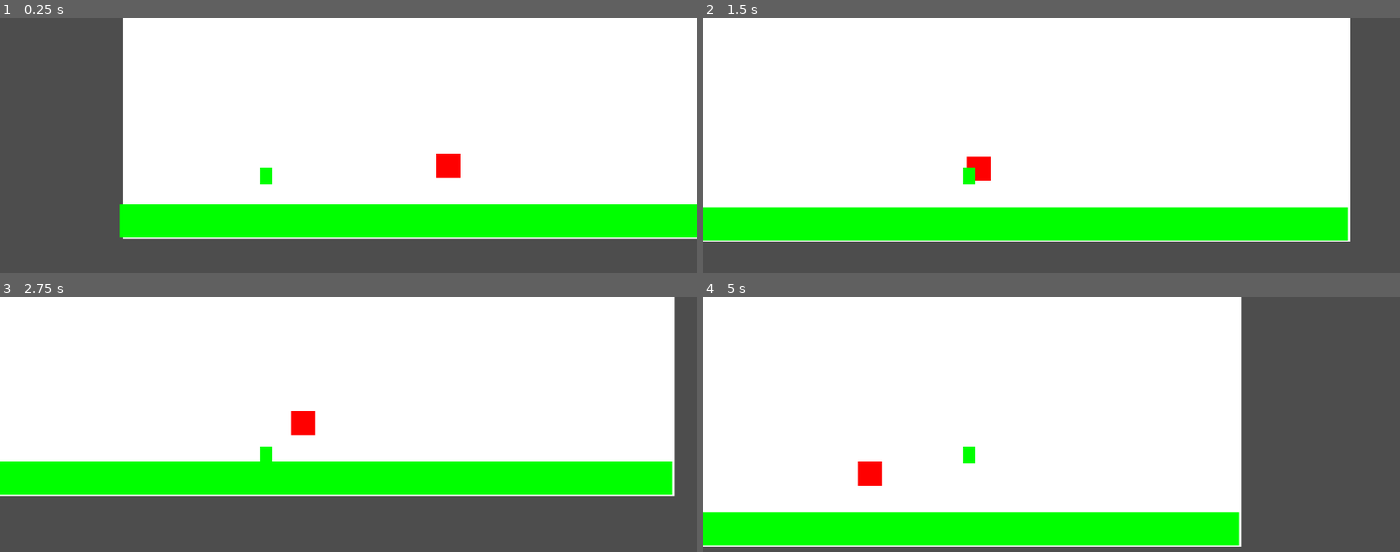
Above: before the commit, frames 1-4 (two rows, left to right).
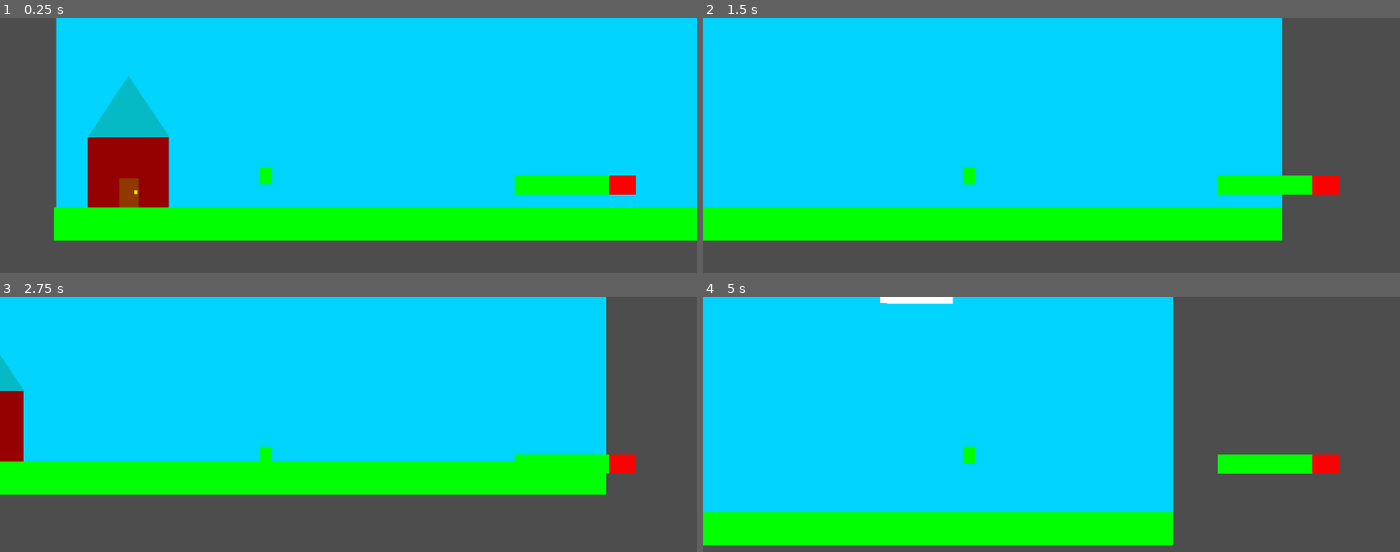
Above: after the commit, the same moments.

Repository: tahmed-sudo/Tabbys-digitech26
Game: Godot game, scene res://Level.tscn
Same seed, same stepped clock (60 frames per second), same inputs: the game is played once before the commit and once after it. The project has no main scene, so this scene is started directly.
Inputs:
- Up to frame 1 (0.25 s): no input
- Up to frame 2 (1.5 s): hold Right (ui_right) from 0.53 s (still down); tap Up (ui_accept) at 0.77 s
- Up to frame 3 (2.75 s): tap Up (ui_accept) at 1.52 s; release Right (ui_right) at 2.03 s; hold Left (ui_left) from 2.03 s (still down)
- Up to frame 4 (5 s): release Left (ui_left) at 2.78 s; hold Right (ui_right) 2.78-4.28 s; tap Up (ui_accept) at 3.02, 3.77, 4.52 s; hold Left (ui_left) from 4.28 s (still down)

The runs differ from the first frame. In frame 1, 71% of the frame differs, in the area x 7-100%, y 0-88%; in frame 2, 71%, in the area x 0-93%, y 0-88%; in frame 3, 64%; in frame 4, 68%.
Error after the commit: Invalid assignment of property or key 'max_value' with value of type 'int' on a base object of type 'Nil'. (res://player.gd:14)

Commit message:
added progress bar for health

Diff:
--- a/tabbys-2026-game/Level.tscn
+++ b/tabbys-2026-game/Level.tscn
@@ -1,24 +1,344 @@
 [gd_scene format=3 uid="uid://xuhycqdapved"]
 
 [ext_resource type="PackedScene" uid="uid://dsi3kowc0s4hu" path="res://Player.tscn" id="1_bexhn"]
+
+[sub_resource type="StyleBoxFlat" id="StyleBoxFlat_bexhn"]
+bg_color = Color(1, 0, 0, 1)
+
+[sub_resource type="StyleBoxFlat" id="StyleBoxFlat_t7iv1"]
+bg_color = Color(0, 1, 0, 1)
 
 [sub_resource type="RectangleShape2D" id="RectangleShape2D_0rwas"]
 size = Vector2(1160, 59)
 
 [node name="Node2D" type="Node2D" unique_id=1871949922]
 
-[node name="ColorRect" type="ColorRect" parent="." unique_id=36518026]
-offset_left = 1.0
-offset_top = 1.0
-offset_right = 1153.0
-offset_bottom = 651.0
-
-[node name="ColorRect2" type="ColorRect" parent="." unique_id=631772013]
-offset_left = 519.0
-offset_top = 510.0
-offset_right = 559.0
-offset_bottom = 550.0
-color = Color(1, 0, 0, 1)
+[node name="ColorRect3" type="ColorRect" parent="." unique_id=1848178871]
+offset_top = -1.0
+offset_right = 1149.0
+offset_bottom = 599.0
+color = Color(0, 0.83137256, 1, 1)
+
+[node name="house rects" type="ColorRect" parent="." unique_id=673430127]
+offset_left = 52.0
+offset_top = 477.0
+offset_right = 186.0
+offset_bottom = 600.0
+color = Color(0.5858467, 1.8049031e-06, 4.3317675e-07, 1)
+
+[node name="Polygon2D" type="Polygon2D" parent="house rects" unique_id=1039046204]
+position = Vector2(-5.253147, 9.982164)
+scale = Vector2(0.95490533, 0.9204179)
+color = Color(0.02489823, 0.73318505, 0.77311903, 1)
+polygon = PackedVector2Array(75.778015, -121.66452, 5.5012207, -10.392883, 147.51892, -10.392883)
+uv = PackedVector2Array(75.778015, -121.66452, 5.5012207, -10.392883, 147.51892, -10.392883)
+
+[node name="ColorRect" type="ColorRect" parent="house rects" unique_id=1606644480]
+layout_mode = 0
+offset_left = 52.0
+offset_top = 69.0
+offset_right = 84.0
+offset_bottom = 123.0
+color = Color(0.56170356, 0.21969613, 0, 1)
+
+[node name="ColorRect2" type="ColorRect" parent="house rects" unique_id=1068703751]
+layout_mode = 0
+offset_left = 77.0
+offset_top = 89.0
+offset_right = 82.0
+offset_bottom = 95.0
+color = Color(1, 1, 0, 1)
+
+[node name="Cloud rects" type="ColorRect" parent="." unique_id=1236515075]
+offset_left = 176.0
+offset_top = 215.0
+offset_right = 285.0
+offset_bottom = 242.0
+
+[node name="ColorRect" type="ColorRect" parent="Cloud rects" unique_id=197661346]
+layout_mode = 0
+offset_left = 9.0
+offset_top = -15.0
+offset_right = 44.0
+offset_bottom = 12.0
+
+[node name="ColorRect" type="ColorRect" parent="Cloud rects/ColorRect" unique_id=1221046289]
+layout_mode = 0
+offset_left = 32.0
+offset_top = 1.0
+offset_right = 78.0
+offset_bottom = 28.0
+
+[node name="ColorRect" type="ColorRect" parent="Cloud rects/ColorRect/ColorRect" unique_id=1016936010]
+layout_mode = 0
+offset_left = -19.0
+offset_top = -11.0
+offset_right = 27.0
+offset_bottom = 16.0
+
+[node name="ColorRect" type="ColorRect" parent="Cloud rects/ColorRect/ColorRect/ColorRect" unique_id=2115945923]
+layout_mode = 1
+anchors_preset = -1
+anchor_left = -1.5400001
+anchor_top = 1.0
+anchor_right = -1.5400001
+anchor_bottom = 1.0
+offset_left = 37.840004
+offset_top = 9.0
+offset_right = 49.840004
+offset_bottom = 24.0
+
+[node name="ColorRect2" type="ColorRect" parent="Cloud rects" unique_id=1275368882]
+layout_mode = 0
+offset_left = 187.0
+offset_top = -154.0
+offset_right = 296.0
+offset_bottom = -127.0
+
+[node name="ColorRect" type="ColorRect" parent="Cloud rects/ColorRect2" unique_id=2001189018]
+layout_mode = 0
+offset_left = 9.0
+offset_top = -15.0
+offset_right = 44.0
+offset_bottom = 12.0
+
+[node name="ColorRect" type="ColorRect" parent="Cloud rects/ColorRect2/ColorRect" unique_id=1993845319]
+layout_mode = 0
+offset_left = 32.0
+offset_top = 1.0
+offset_right = 78.0
+offset_bottom = 28.0
+
+[node name="ColorRect" type="ColorRect" parent="Cloud rects/ColorRect2/ColorRect/ColorRect" unique_id=2120962853]
+layout_mode = 0
+offset_left = -19.0
+offset_top = -11.0
+offset_right = 27.0
+offset_bottom = 16.0
+
+[node name="ColorRect" type="ColorRect" parent="Cloud rects/ColorRect2/ColorRect/ColorRect/ColorRect" unique_id=1211203648]
+layout_mode = 1
+anchors_preset = -1
+anchor_left = -1.5400001
+anchor_top = 1.0
+anchor_right = -1.5400001
+anchor_bottom = 1.0
+offset_left = 37.840004
+offset_top = 9.0
+offset_right = 49.840004
+offset_bottom = 24.0
+
+[node name="ColorRect2" type="ColorRect" parent="Cloud rects/ColorRect2" unique_id=52453120]
+layout_mode = 0
+offset_left = 313.0
+offset_top = 160.0
+offset_right = 422.0
+offset_bottom = 187.0
+
+[node name="ColorRect" type="ColorRect" parent="Cloud rects/ColorRect2/ColorRect2" unique_id=274093885]
+layout_mode = 0
+offset_left = 9.0
+offset_top = -15.0
+offset_right = 44.0
+offset_bottom = 12.0
+
+[node name="ColorRect" type="ColorRect" parent="Cloud rects/ColorRect2/ColorRect2/ColorRect" unique_id=2026519993]
+layout_mode = 0
+offset_left = 32.0
+offset_top = 1.0
+offset_right = 78.0
+offset_bottom = 28.0
+
+[node name="ColorRect" type="ColorRect" parent="Cloud rects/ColorRect2/ColorRect2/ColorRect/ColorRect" unique_id=2140194906]
+layout_mode = 0
+offset_left = -19.0
+offset_top = -11.0
+offset_right = 27.0
+offset_bottom = 16.0
+
+[node name="ColorRect" type="ColorRect" parent="Cloud rects/ColorRect2/ColorRect2/ColorRect/ColorRect/ColorRect" unique_id=1902130632]
+layout_mode = 1
+anchors_preset = -1
+anchor_left = -1.5400001
+anchor_top = 1.0
+anchor_right = -1.5400001
+anchor_bottom = 1.0
+offset_left = 37.840004
+offset_top = 9.0
+offset_right = 49.840004
+offset_bottom = 24.0
+
+[node name="ColorRect2" type="ColorRect" parent="Cloud rects/ColorRect2/ColorRect2" unique_id=1528256800]
+layout_mode = 0
+offset_left = 334.0
+offset_top = -53.0
+offset_right = 443.0
+offset_bottom = -26.0
+
+[node name="ColorRect" type="ColorRect" parent="Cloud rects/ColorRect2/ColorRect2/ColorRect2" unique_id=1930877147]
+layout_mode = 0
+offset_left = 9.0
+offset_top = -15.0
+offset_right = 44.0
+offset_bottom = 12.0
+
+[node name="ColorRect" type="ColorRect" parent="Cloud rects/ColorRect2/ColorRect2/ColorRect2/ColorRect" unique_id=366677831]
+layout_mode = 0
+offset_left = 32.0
+offset_top = 1.0
+offset_right = 78.0
+offset_bottom = 28.0
+
+[node name="ColorRect" type="ColorRect" parent="Cloud rects/ColorRect2/ColorRect2/ColorRect2/ColorRect/ColorRect" unique_id=1952857034]
+layout_mode = 0
+offset_left = -19.0
+offset_top = -11.0
+offset_right = 27.0
+offset_bottom = 16.0
+
+[node name="ColorRect" type="ColorRect" parent="Cloud rects/ColorRect2/ColorRect2/ColorRect2/ColorRect/ColorRect/ColorRect" unique_id=1606558107]
+layout_mode = 1
+anchors_preset = -1
+anchor_left = -1.5400001
+anchor_top = 1.0
+anchor_right = -1.5400001
+anchor_bottom = 1.0
+offset_left = 37.840004
+offset_top = 9.0
+offset_right = 49.840004
+offset_bottom = 24.0
+
+[node name="ColorRect2" type="ColorRect" parent="Cloud rects/ColorRect2/ColorRect2/ColorRect2" unique_id=2074567673]
+layout_mode = 0
+offset_left = -594.0
+offset_top = -14.0
+offset_right = -485.0
+offset_bottom = 13.0
+
+[node name="ColorRect" type="ColorRect" parent="Cloud rects/ColorRect2/ColorRect2/ColorRect2/ColorRect2" unique_id=1692411027]
+layout_mode = 0
+offset_left = 9.0
+offset_top = -15.0
+offset_right = 44.0
+offset_bottom = 12.0
+
+[node name="ColorRect" type="ColorRect" parent="Cloud rects/ColorRect2/ColorRect2/ColorRect2/ColorRect2/ColorRect" unique_id=430384308]
+layout_mode = 0
+offset_left = 32.0
+offset_top = 1.0
+offset_right = 78.0
+offset_bottom = 28.0
+
+[node name="ColorRect" type="ColorRect" parent="Cloud rects/ColorRect2/ColorRect2/ColorRect2/ColorRect2/ColorRect/ColorRect" unique_id=923547996]
+layout_mode = 0
+offset_left = -19.0
+offset_top = -11.0
+offset_right = 27.0
+offset_bottom = 16.0
+
+[node name="ColorRect" type="ColorRect" parent="Cloud rects/ColorRect2/ColorRect2/ColorRect2/ColorRect2/ColorRect/ColorRect/ColorRect" unique_id=1782405898]
+layout_mode = 1
+anchors_preset = -1
+anchor_left = -1.5400001
+anchor_top = 1.0
+anchor_right = -1.5400001
+anchor_bottom = 1.0
+offset_left = 37.840004
+offset_top = 9.0
+offset_right = 49.840004
+offset_bottom = 24.0
+
+[node name="ColorRect2" type="ColorRect" parent="Cloud rects/ColorRect2/ColorRect2/ColorRect2/ColorRect2" unique_id=1765968412]
+layout_mode = 0
+offset_left = 302.0
+offset_top = -76.0
+offset_right = 411.0
+offset_bottom = -49.0
+
+[node name="ColorRect" type="ColorRect" parent="Cloud rects/ColorRect2/ColorRect2/ColorRect2/ColorRect2/ColorRect2" unique_id=913521948]
+layout_mode = 0
+offset_left = 9.0
+offset_top = -15.0
+offset_right = 44.0
+offset_bottom = 12.0
+
+[node name="ColorRect" type="ColorRect" parent="Cloud rects/ColorRect2/ColorRect2/ColorRect2/ColorRect2/ColorRect2/ColorRect" unique_id=776689486]
+layout_mode = 0
+offset_left = 32.0
+offset_top = 1.0
+offset_right = 78.0
+offset_bottom = 28.0
+
+[node name="ColorRect" type="ColorRect" parent="Cloud rects/ColorRect2/ColorRect2/ColorRect2/ColorRect2/ColorRect2/ColorRect/ColorRect" unique_id=296447672]
+layout_mode = 0
+offset_left = -19.0
+offset_top = -11.0
+offset_right = 27.0
+offset_bottom = 16.0
+
+[node name="ColorRect" type="ColorRect" parent="Cloud rects/ColorRect2/ColorRect2/ColorRect2/ColorRect2/ColorRect2/ColorRect/ColorRect/ColorRect" unique_id=1149836595]
+layout_mode = 1
+anchors_preset = -1
+anchor_left = -1.5400001
+anchor_top = 1.0
+anchor_right = -1.5400001
+anchor_bottom = 1.0
+offset_left = 37.840004
+offset_top = 9.0
+offset_right = 49.840004
+offset_bottom = 24.0
+
+[node name="ColorRect2" type="ColorRect" parent="Cloud rects/ColorRect2/ColorRect2/ColorRect2/ColorRect2/ColorRect2" unique_id=106018642]
+layout_mode = 0
+offset_left = -673.0
+offset_top = 15.0
+offset_right = -564.0
+offset_bottom = 42.0
+
+[node name="ColorRect" type="ColorRect" parent="Cloud rects/ColorRect2/ColorRect2/ColorRect2/ColorRect2/ColorRect2/ColorRect2" unique_id=1550301306]
+layout_mode = 0
+offset_left = 9.0
+offset_top = -15.0
+offset_right = 44.0
+offset_bottom = 12.0
+
+[node name="ColorRect" type="ColorRect" parent="Cloud rects/ColorRect2/ColorRect2/ColorRect2/ColorRect2/ColorRect2/ColorRect2/ColorRect" unique_id=2057254323]
+layout_mode = 0
+offset_left = 32.0
+offset_top = 1.0
+offset_right = 78.0
+offset_bottom = 28.0
+
+[node name="ColorRect" type="ColorRect" parent="Cloud rects/ColorRect2/ColorRect2/ColorRect2/ColorRect2/ColorRect2/ColorRect2/ColorRect/ColorRect" unique_id=231499147]
+layout_mode = 0
+offset_left = -19.0
+offset_top = -11.0
+offset_right = 27.0
+offset_bottom = 16.0
+
+[node name="ColorRect" type="ColorRect" parent="Cloud rects/ColorRect2/ColorRect2/ColorRect2/ColorRect2/ColorRect2/ColorRect2/ColorRect/ColorRect/ColorRect" unique_id=1061595734]
+layout_mode = 1
+anchors_preset = -1
+anchor_left = -1.5400001
+anchor_top = 1.0
+anchor_right = -1.5400001
+anchor_bottom = 1.0
+offset_left = 37.840004
+offset_top = 9.0
+offset_right = 49.840004
+offset_bottom = 24.0
+
+[node name="CanvasLayer" type="CanvasLayer" parent="." unique_id=1917986497]
+
+[node name="ProgressBar" type="ProgressBar" parent="CanvasLayer" unique_id=1222714484]
+offset_left = 851.0
+offset_top = 261.0
+offset_right = 1051.0
+offset_bottom = 293.0
+theme_override_styles/background = SubResource("StyleBoxFlat_bexhn")
+theme_override_styles/fill = SubResource("StyleBoxFlat_t7iv1")
+value = 78.0
+show_percentage = false
 
 [node name="StaticBody2D" type="StaticBody2D" parent="." unique_id=1648390045]
 
@@ -34,7 +354,7 @@
 shape = SubResource("RectangleShape2D_0rwas")
 
 [node name="CharacterBody2D" parent="." unique_id=772824052 instance=ExtResource("1_bexhn")]
-position = Vector2(238, 518)
+position = Vector2(347, 513)
 
 [node name="Camera2D2" type="Camera2D" parent="CharacterBody2D" unique_id=851884635]
 position = Vector2(136, 62)
--- /dev/null
+++ b/tabbys-2026-game/manager.gd
@@ -0,0 +1,11 @@
+extends Node
+
+
+# Called when the node enters the scene tree for the first time.
+func _ready() -> void:
+	pass # Replace with function body.
+
+
+# Called every frame. 'delta' is the elapsed time since the previous frame.
+func _process(delta: float) -> void:
+	pass
--- a/tabbys-2026-game/player.gd
+++ b/tabbys-2026-game/player.gd
@@ -1,10 +1,18 @@
 extends CharacterBody2D
+
+var health = 100
 
 const SPEED = 300.0
 const GRAVITY = 980.0
 const JUMP_VELOCITY = -400.0
 
+@export var health_ui: ProgressBar
 
+
+
+func _ready() -> void:
+	health_ui.max_value = health
+	health.ui.value = health
 func _physics_process(delta: float) -> void:
 
 	velocity += get_gravity() * delta
Empty file removed: tabbys-2026-game/Level.gd
Not shown, removed: tabbys-2026-game/Level.gd.uid
Not shown, added: tabbys-2026-game/manager.gd.uid
